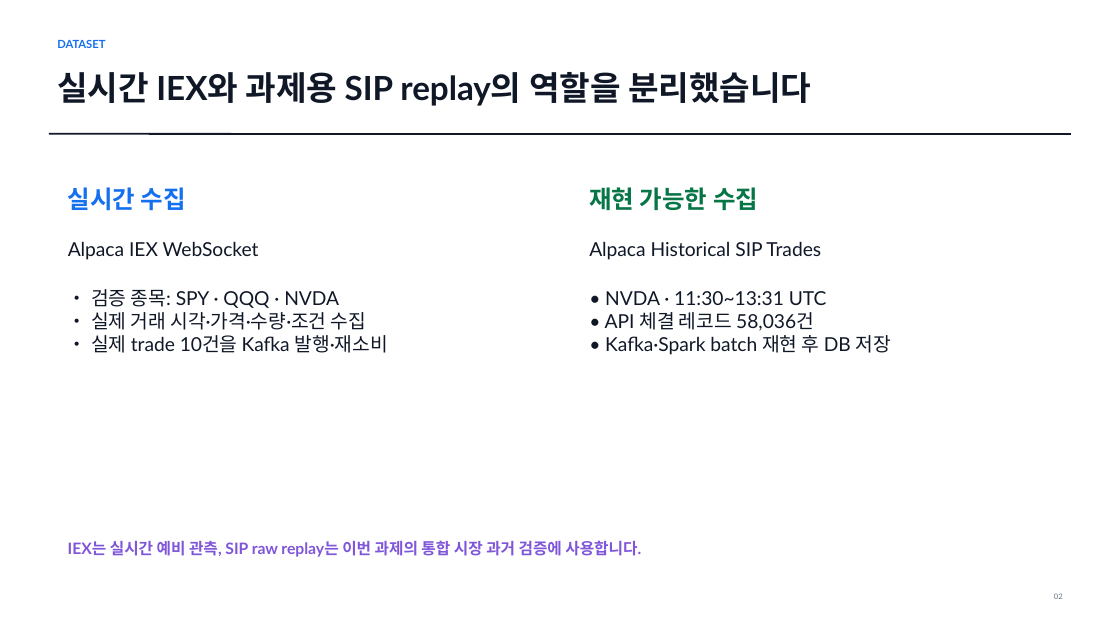
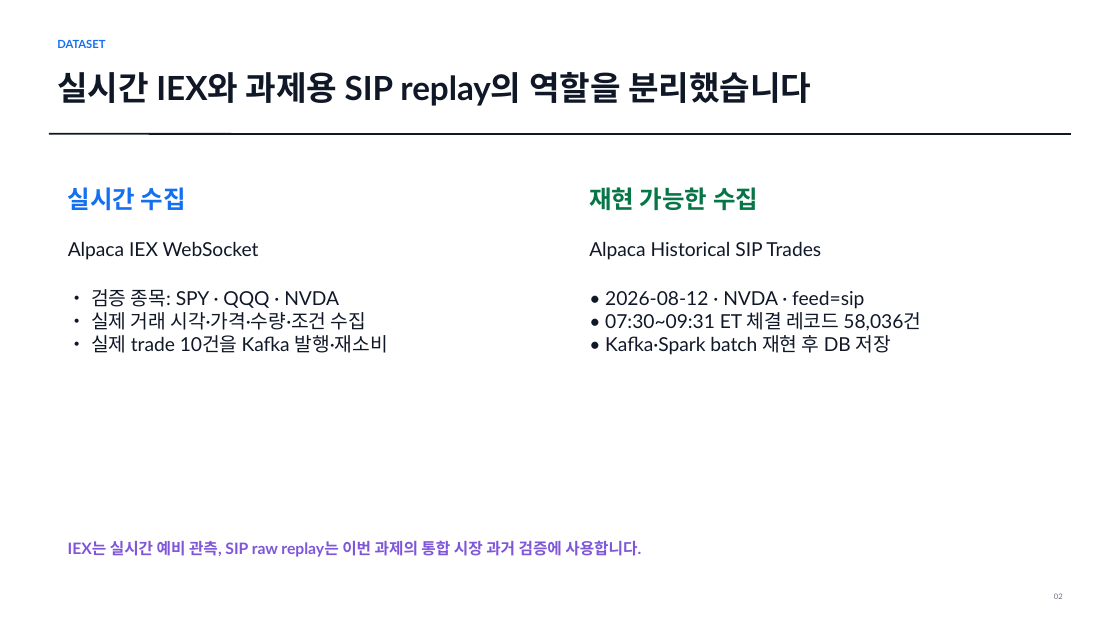
Before and after one commit to hjh6709/us-market-intelligence-pipeline, a slide deck: slide 2 of docs/presentation/us-market-pipeline-assignment.pptx. Drawn at 1120x630 pixels with LibreOffice and Linux fonts; fonts in the diff are those of the drawing. Boxes give left, top, right and bottom in pixels: in the first picture for what was removed or moved away, otherwise in the second. Text is boxed around its words. In the diff, an @@ line names an element or a change of style, - is before the commit and + after.

```diff
--- a/docs/presentation/us-market-pipeline-assignment.pptx
+++ b/docs/presentation/us-market-pipeline-assignment.pptx
@@ text at (605, 290, 921, 331): text changed @@
-• NVDA · 11:30~13:31 UTC
-• API 체결 레코드 58,036건
+• 2026-08-12 · NVDA · feed=sip
+• 07:30~09:31 ET 체결 레코드 58,036건
```
Also in this commit, not shown: 1 other slide changed, 9 other files.
